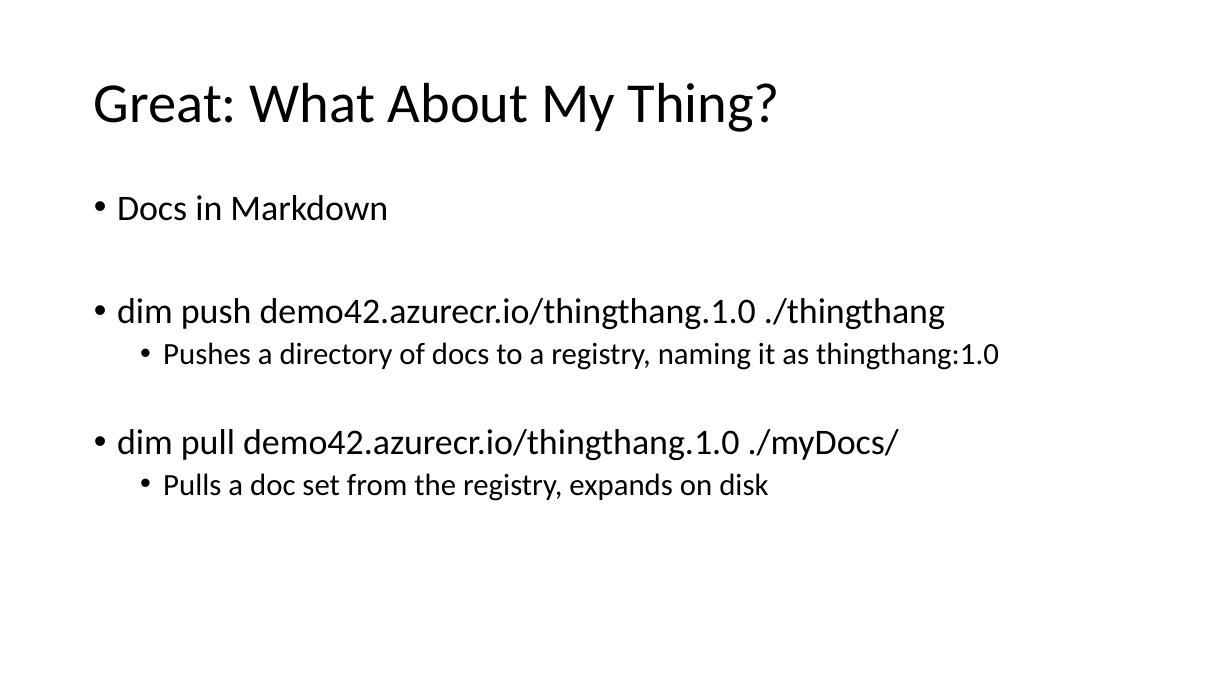
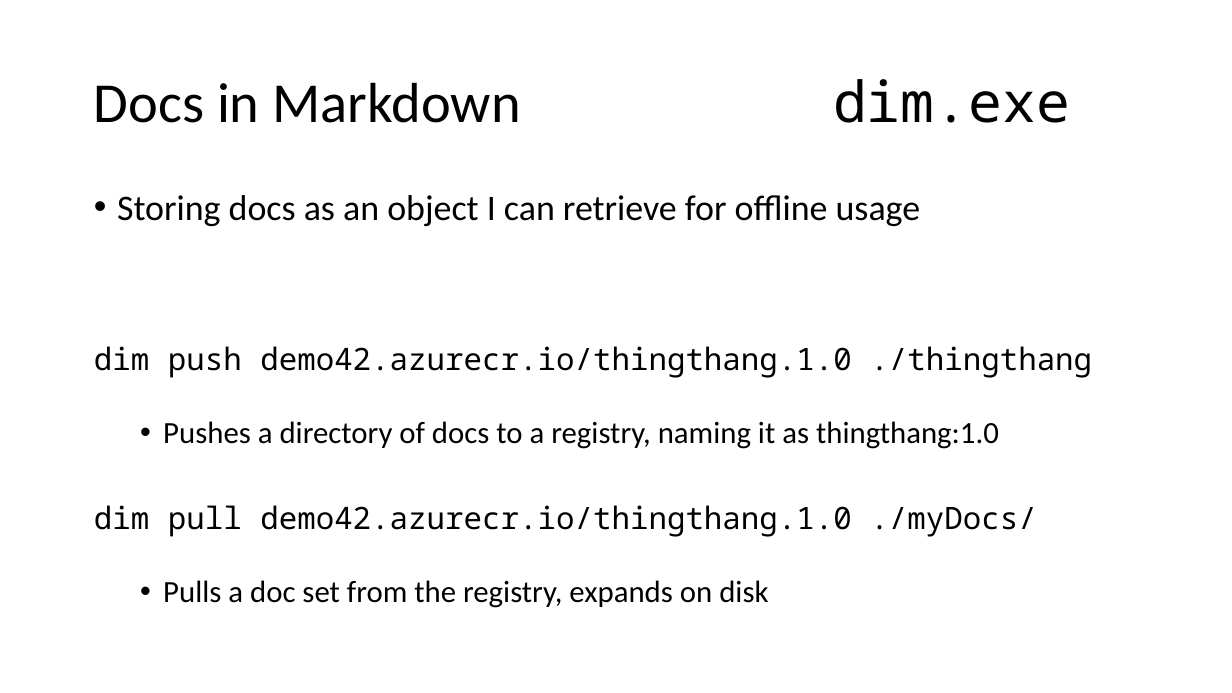
Before and after one commit to SteveLasker/Presentations, a slide deck: slide 17 of ACR/OCIArtifactRegistries.pptm (slide 15 before the commit). Drawn at 1232x693 pixels with LibreOffice and Linux fonts; fonts in the diff are those of the drawing. Boxes give left, top, right and bottom in pixels: in the first picture for what was removed or moved away, otherwise in the second. Text is boxed around its words. In the diff, an @@ line names an element or a change of style, - is before the commit and + after.

```diff
--- a/ACR/OCIArtifactRegistries.pptm
+++ b/ACR/OCIArtifactRegistries.pptm
@@ title at [94, 79, 1070, 123]: text changed @@
-Great: What About My Thing?
+Docs in Markdown dim.exe
@@ text at [117, 195, 921, 226]: text changed @@
-• Docs in Markdown
+• Storing docs as an object I can retrieve for offline usage
@@ text at [94, 346, 1092, 537]: size 28 to 24 pt, font Calibri to Noto Sans Mono in "dim push demo42.azurecr.io/thingthang.1.0 ./thingthang", "dim pull demo42.azurecr.io/thingthang.1.0 ./myDocs/"; bullet • to none @@
```
Also in this commit, not shown: 11 other slides changed, 12 slides added, 4 slides removed.
